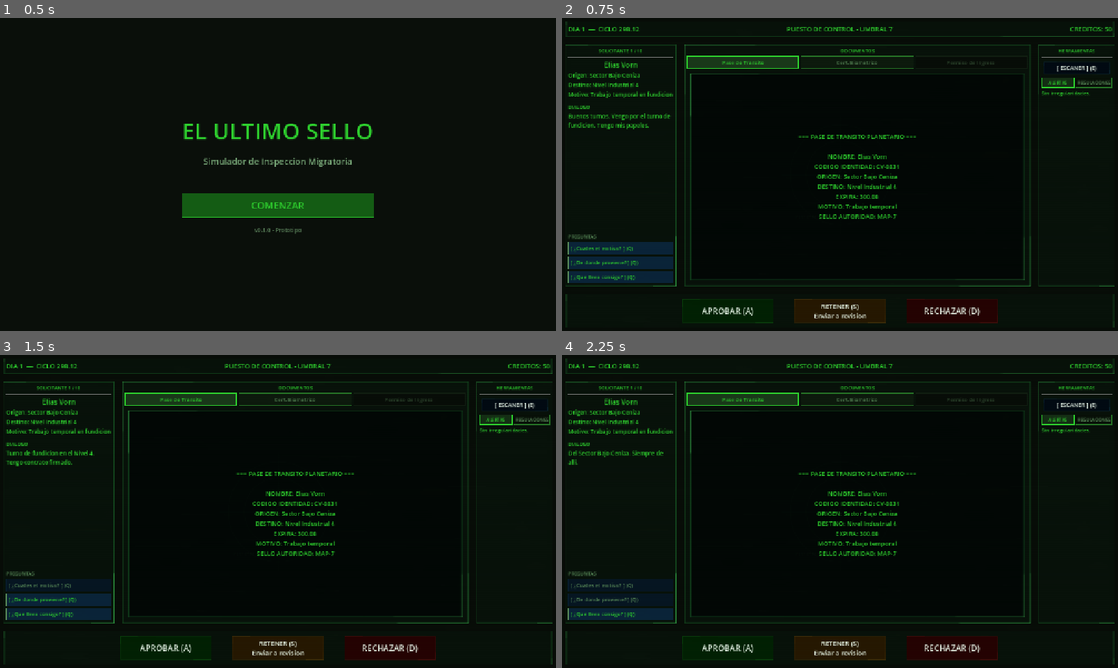
Above: before the commit, frames 1-4 (two rows, left to right).
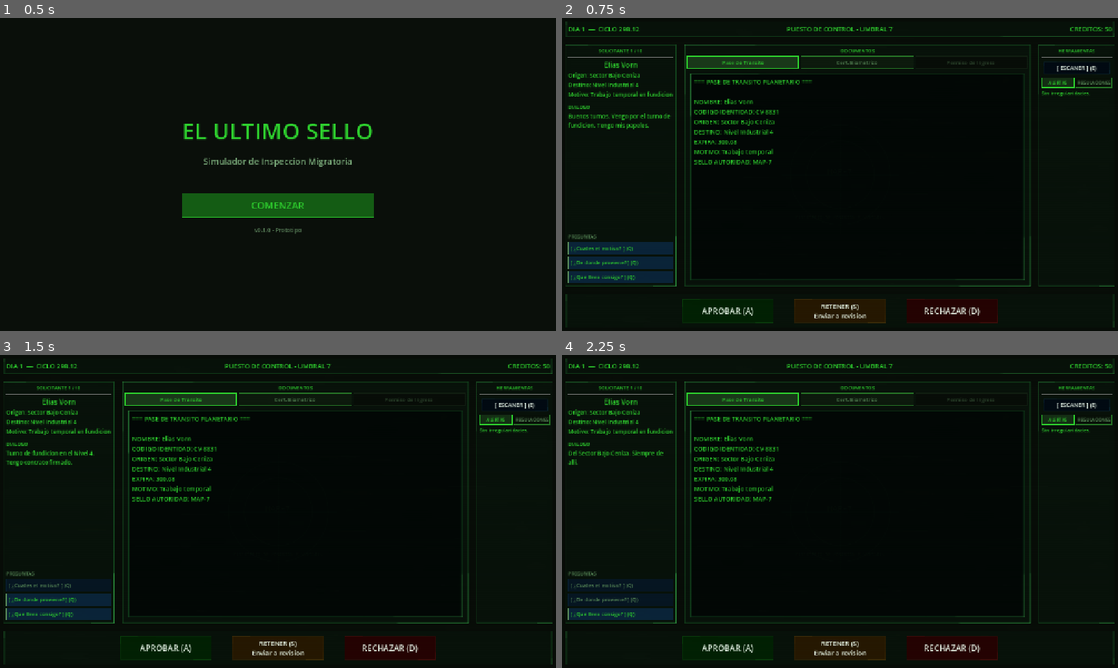
Above: after the commit, the same moments.

Repository: ingenriqueparra-hub/el-ultimo-sello
Game: Godot game, scene res://scenes/main/Main.tscn
Two runs of this game, one before a commit and one after it. Both use one fixed random seed, a clock stepped at 60 frames per second and the inputs below.
Inputs:
- Up to frame 1 (0.5 s): no input
- Up to frame 2 (0.75 s): click "COMENZAR" at 0.5 s
- Up to frame 3 (1.5 s): click "[ ¿Cual es el motivo? ] (Q)" at 1.25 s
- Up to frame 4 (2.25 s): click "[ ¿De donde proviene? ] (Q)" at 2 s

Frame 1 is identical in both runs. In frame 2, 2.2% of the frame differs, in the area x 23-64%, y 19-65%; in frame 3, 2.2%; in frame 4, 2.2%.

Commit message:
fix(ui): paneles con scroll y wrap fijo en ControlDesk
- DocContent y AlertsList envueltos en ScrollContainer (scroll vertical, sin horizontal)
- ApplicantOrigin, Destination, Purpose con autowrap_mode para respetar ancho fijo del panel
- @onready paths actualizados en ControlDesk.gd

Co-Authored-By: Claude Sonnet 4.6 <noreply@anthropic.com>

Diff:
--- a/game/scenes/main/ControlDesk.tscn
+++ b/game/scenes/main/ControlDesk.tscn
@@ -85,16 +85,19 @@
 layout_mode = 2
 theme_override_font_sizes/font_size = 13
 text = "Origen: ---"
+autowrap_mode = 3
 
 [node name="ApplicantDestination" type="Label" parent="VBox/MainArea/ApplicantPanel/ApplicantVBox" unique_id=1173255925]
 layout_mode = 2
 theme_override_font_sizes/font_size = 13
 text = "Destino: ---"
+autowrap_mode = 3
 
 [node name="ApplicantPurpose" type="Label" parent="VBox/MainArea/ApplicantPanel/ApplicantVBox" unique_id=190328877]
 layout_mode = 2
 theme_override_font_sizes/font_size = 13
 text = "Motivo: ---"
+autowrap_mode = 3
 
 [node name="HSep2" type="HSeparator" parent="VBox/MainArea/ApplicantPanel/ApplicantVBox" unique_id=139107782]
 layout_mode = 2
@@ -149,12 +152,16 @@
 layout_mode = 2
 size_flags_vertical = 3
 
-[node name="DocContent" type="Label" parent="VBox/MainArea/DocumentArea/DocumentVBox/DocumentView" unique_id=349508034]
-layout_mode = 2
+[node name="ScrollContainer" type="ScrollContainer" parent="VBox/MainArea/DocumentArea/DocumentVBox/DocumentView"]
+layout_mode = 2
+size_flags_vertical = 3
+horizontal_scroll_mode = 0
+
+[node name="DocContent" type="Label" parent="VBox/MainArea/DocumentArea/DocumentVBox/DocumentView/ScrollContainer" unique_id=349508034]
+layout_mode = 2
+size_flags_horizontal = 3
 theme_override_font_sizes/font_size = 14
 text = "[ Sin documento activo ]"
-horizontal_alignment = 1
-vertical_alignment = 1
 autowrap_mode = 3
 
 [node name="ToolsPanel" type="PanelContainer" parent="VBox/MainArea" unique_id=59860049]
@@ -197,9 +204,14 @@
 layout_mode = 2
 size_flags_vertical = 3
 
-[node name="AlertsList" type="Label" parent="VBox/MainArea/ToolsPanel/ToolsVBox/AlertsContainer" unique_id=831745659]
-layout_mode = 2
-size_flags_vertical = 3
+[node name="ScrollContainer" type="ScrollContainer" parent="VBox/MainArea/ToolsPanel/ToolsVBox/AlertsContainer"]
+layout_mode = 2
+size_flags_vertical = 3
+horizontal_scroll_mode = 0
+
+[node name="AlertsList" type="Label" parent="VBox/MainArea/ToolsPanel/ToolsVBox/AlertsContainer/ScrollContainer" unique_id=831745659]
+layout_mode = 2
+size_flags_horizontal = 3
 theme_override_font_sizes/font_size = 12
 text = "--- Sin alertas ---"
 autowrap_mode = 3
--- a/game/scripts/ui/ControlDesk.gd
+++ b/game/scripts/ui/ControlDesk.gd
@@ -36,8 +36,8 @@
 @onready var applicant_destination: Label = $VBox/MainArea/ApplicantPanel/ApplicantVBox/ApplicantDestination
 @onready var applicant_purpose: Label = $VBox/MainArea/ApplicantPanel/ApplicantVBox/ApplicantPurpose
 @onready var dialogue_text: Label = $VBox/MainArea/ApplicantPanel/ApplicantVBox/DialogueText
-@onready var doc_content: Label = $VBox/MainArea/DocumentArea/DocumentVBox/DocumentView/DocContent
-@onready var alerts_list: Label = $VBox/MainArea/ToolsPanel/ToolsVBox/AlertsContainer/AlertsList
+@onready var doc_content: Label = $VBox/MainArea/DocumentArea/DocumentVBox/DocumentView/ScrollContainer/DocContent
+@onready var alerts_list: Label = $VBox/MainArea/ToolsPanel/ToolsVBox/AlertsContainer/ScrollContainer/AlertsList
 @onready var _tab_alertas: Button = $VBox/MainArea/ToolsPanel/ToolsVBox/ToolsTabHBox/TabAlertas
 @onready var _tab_regs: Button = $VBox/MainArea/ToolsPanel/ToolsVBox/ToolsTabHBox/TabRegs
 @onready var _alerts_container: VBoxContainer = $VBox/MainArea/ToolsPanel/ToolsVBox/AlertsContainer
